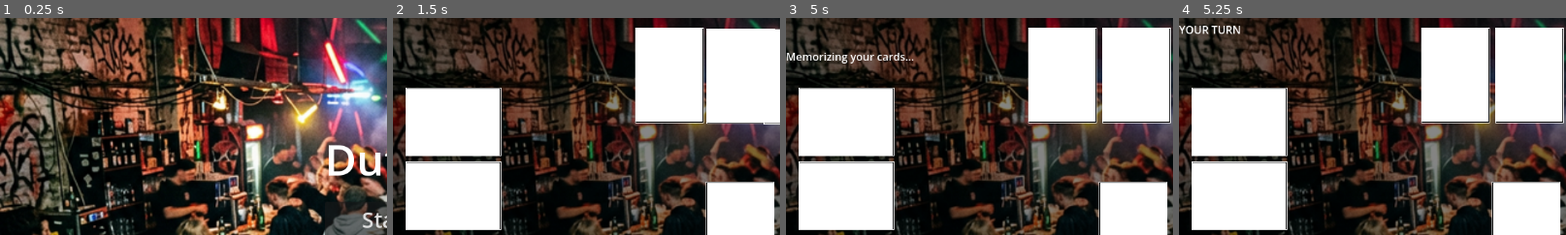
Above: before the commit, frames 1-4 (left to right).
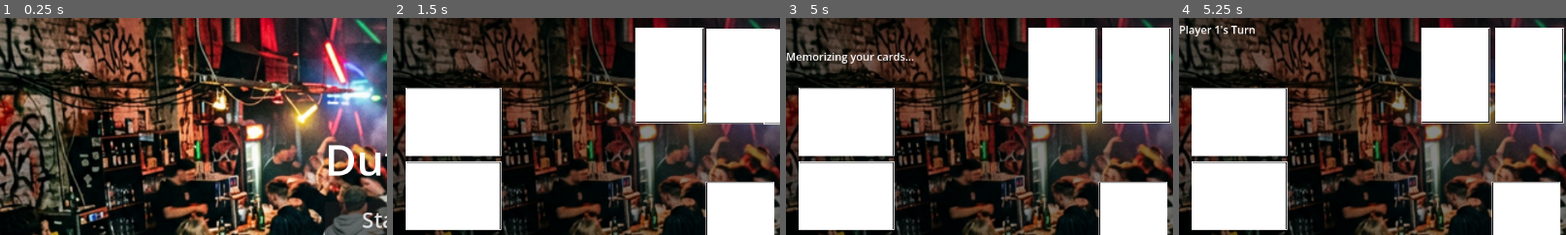
Above: after the commit, the same moments.

Repository: DinVin24/dutch
Game: Godot game, scene res://main_menu.tscn
Two runs of this game, one before a commit and one after it. Both use one fixed random seed, a clock stepped at 60 frames per second and the inputs below.
Inputs (mouse positions are % of the whole screen's width and height, from its top left):
- Up to frame 1 (0.25 s): no input
- Up to frame 2 (1.5 s): click "Start" at 0.5 s; click (45, 49) at 1.27 s
- Up to frame 3 (5 s): click (45, 49) at 2.02 s; click (45, 49) at 2.77 s; tap Enter at 3.5 s; click (45, 49) at 3.67 s; tap Space at 4.25 s; move the mouse to (45, 49) at 4.27 s; click (45, 49) at 4.42 s
- Up to frame 4 (5.25 s): tap Enter at 5 s; move the mouse to (44, 49) at 5.02 s; click (44, 49) at 5.17 s
The pictures show only the part of the screen within x 0-50%, y 1-51%; the shares and areas given below are measured in that part.

Frames 1-3 are identical in both runs. In frame 4, 0.5% of the frame differs, in the area x 0-20%, y 3-9%.

Commit message:
refactor(core): implement strict FSM for hotseat gameplay
Agent 2: Completely rewrote game_board.gd and game_manager.gd to adhere to strict Finite State Machine design pattern as per AGENTS.md rules. Eliminated loose boolean checks and CPU states, enabling local hotseat testing for special card abilities.

Diff:
--- a/game_board.gd
+++ b/game_board.gd
@@ -7,14 +7,12 @@
 @onready var player_pos_left = $PlayerPositions/Left
 @onready var player_pos_right = $PlayerPositions/Right
 
-# Responsive storage: Array of Arrays [player_index][card_index] = Card node
 var player_hands: Array = [[], [], [], []]
 var card_spacing = 110.0
 var padding = 20.0
 var card_pivot = Vector2(50, 70)
 var pending_card: Node = null
 var pending_card_tween: Tween = null
-var current_ability_type: String = ""
 var swap_sources: Array = [] # Stores [card_node, player_idx, card_idx]
 
 var pause_menu_scene = preload("res://pause_menu.tscn")
@@ -30,17 +28,14 @@
 	GameManager.deck_ready.connect(_update_deck_visual)
 	resized.connect(_on_resized)
 
-	# Connect deck interaction
 	var deck_button = $CenterTable/DeckArea/Slotbg/Interaction
 	if deck_button:
-		print("GameBoard: FOUND DECK BUTTON. Reparenting...")
 		deck_button.reparent(deck_area)
 		deck_button.z_index = 10
 		deck_button.pressed.connect(_on_deck_clicked)
 
 	var discard_button = $CenterTable/DiscardArea/Slotbg/Interaction
 	if discard_button:
-		print("GameBoard: FOUND DISCARD BUTTON. Reparenting...")
 		discard_button.reparent(discard_area)
 		discard_button.z_index = 10
 		discard_button.pressed.connect(_on_discard_clicked)
@@ -48,40 +43,32 @@
 	await get_tree().process_frame
 	_update_deck_visual()
 
-	print("GameBoard Tree Structure (CenterTable):")
-	$CenterTable.print_tree_pretty()
-
 	print("Game Board: Starting game...")
 	GameManager.initialize_game(4)
 
 func _update_deck_visual():
-	# Clear previous deck visuals
 	for child in deck_area.get_children():
 		if child.name.begins_with("DeckVisual"):
 			child.queue_free()
 
-	# Add a few offset cards to represent the deck
 	var card_scene = preload("res://card.tscn")
 	var stack_size = min(5, GameManager.deck_manager.deck.size())
 	for i in range(stack_size):
 		var card_bg = card_scene.instantiate()
 		deck_area.add_child(card_bg)
 		card_bg.name = "DeckVisual_" + str(i)
-		card_bg.setup(CardData.new("Ace", "Clubs")) # Data doesn't matter for back
+		card_bg.setup(CardData.new("Ace", "Clubs"))
 		card_bg.position = Vector2(-i * 2, -i * 2)
 		card_bg.z_index = -i
 
-	# ENSURE INTERACTION IS ON TOP (Last child wins in Godot UI input)
 	if deck_area.has_node("Interaction"):
 		deck_area.move_child(deck_area.get_node("Interaction"), -1)
-		print("GameBoard: Deck Interaction button moved to TOP of stack.")
 
 func _on_turn_started(player_idx):
 	print("Game Board: Player ", player_idx, "'s turn.")
 
-	# Update HUD message
 	var p_info = GameManager.players_info[player_idx]
-	var label_text = "YOUR TURN" if player_idx == 0 else p_info.name + "'s Turn"
+	var label_text = p_info.name + "'s Turn"
 
 	if not $GameUI/MainHUD.has_node("TurnLabel"):
 		var label = Label.new()
@@ -93,93 +80,19 @@
 
 	$GameUI/MainHUD.get_node("TurnLabel").text = label_text
 
-	# Enable/Disable deck interaction
-	var deck_button = deck_area.get_node("Interaction")
-	if player_idx == 0:
-		deck_button.mouse_default_cursor_shape = Control.CURSOR_POINTING_HAND
-	else:
-		deck_button.mouse_default_cursor_shape = Control.CURSOR_ARROW
-
 func _on_deck_clicked():
-	print("GameBoard: Interaction - Deck clicked. Current state: ", GameManager.GameState.keys()[GameManager.current_state])
-	if GameManager.current_state != GameManager.GameState.PLAYER_TURN:
-		print("Warning: It is not your turn!")
+	if GameManager.current_state != GameManager.GameState.TURN_START_DRAW:
+		print("Warning: FSM prevents drawing from deck right now.")
 		return
-
-	print("GameBoard: Drawing card via GameManager...")
 	GameManager.player_draw_card()
 
 func _on_discard_clicked():
-	print("GameBoard: Interaction - Discard clicked. State: ", GameManager.GameState.keys()[GameManager.current_state], " Player: ", GameManager.current_player_index)
-	if GameManager.current_state == GameManager.GameState.DRAWN_CARD_PENDING and GameManager.current_player_index == 0:
-		print("GameBoard: Discarding card via GameManager...")
-		GameManager.player_discard_drawn_card()
-	else:
-		print("GameBoard: Discard ignored. Conditions not met.")
+	if GameManager.current_state != GameManager.GameState.TURN_RESOLVE_DRAWN:
+		print("Warning: FSM prevents discarding drawn card right now.")
+		return
+	GameManager.player_discard_drawn_card()
 
 func _on_player_card_clicked(card_node, _card_data):
-	if GameManager.current_state == GameManager.GameState.DRAWN_CARD_PENDING and GameManager.current_player_index == 0:
-		var card_idx = player_hands[0].find(card_node)
-		if card_idx != -1:
-			print("Player swapping drawn card with card ", card_idx)
-			GameManager.player_swap_drawn_card(card_idx)
-
-func _on_special_move_started(player_idx: int, ability_type: String):
-	print("Game Board: Special move started: ", ability_type, " for player ", player_idx)
-	current_ability_type = ability_type
-
-	if player_idx == 0:
-		# Show instruction label
-		if ability_type == "PEEK":
-			_show_message("Select ANY card to peek at.")
-		elif ability_type == "SWAP":
-			_show_message("Select TWO cards on the board to swap.")
-
-		# Ensure all cards are clickable
-		for p_hand in player_hands:
-			for card in p_hand:
-				if not card.card_clicked.is_connected(_on_card_clicked_for_ability):
-					card.card_clicked.connect(_on_card_clicked_for_ability)
-
-func _on_special_move_ended(_player_idx: int):
-	print("Game Board: Special move ended.")
-	current_ability_type = ""
-	_hide_message()
-
-	# Disconnect ability clicks from opponent cards (player 0 cards stay connected for normal play)
-	for i in range(1, player_hands.size()):
-		for card in player_hands[i]:
-			if card.card_clicked.is_connected(_on_card_clicked_for_ability):
-				card.card_clicked.disconnect(_on_card_clicked_for_ability)
-
-func _on_card_clicked_for_ability(card_node, _card_data):
-	if GameManager.current_state != GameManager.GameState.SPECIAL_MOVE_PENDING:
-		return
-
-	if current_ability_type == "PEEK":
-		_handle_peek_ability(card_node)
-	elif current_ability_type == "SWAP":
-		_handle_swap_ability(card_node)
-
-func _handle_peek_ability(card_node):
-	# Disable further clicks during the peek
-	for p_hand in player_hands:
-		for card in p_hand:
-			card.mouse_filter = Control.MOUSE_FILTER_IGNORE
-
-	card_node.flip()
-	await get_tree().create_timer(3.0).timeout
-	card_node.flip()
-
-	# Re-enable filter
-	for p_hand in player_hands:
-		for card in p_hand:
-			card.mouse_filter = Control.MOUSE_FILTER_STOP
-
-	GameManager.end_special_move()
-
-func _handle_swap_ability(card_node):
-	# Find which player/index this card belongs to
 	var p_idx = -1
 	var c_idx = -1
 	for i in range(player_hands.size()):
@@ -191,6 +104,38 @@
 
 	if p_idx == -1: return
 
+	match GameManager.current_state:
+		GameManager.GameState.TURN_RESOLVE_DRAWN:
+			if p_idx == GameManager.current_player_index:
+				GameManager.player_swap_drawn_card(c_idx)
+			else:
+				print("FSM Blocked: Cannot swap drawn card into opponent's hand.")
+		GameManager.GameState.TURN_PEEK_ABILITY:
+			_handle_peek_ability(card_node)
+		GameManager.GameState.TURN_SWAP_ABILITY:
+			_handle_swap_ability(card_node, p_idx, c_idx)
+
+func _handle_peek_ability(card_node):
+	for p_hand in player_hands:
+		for card in p_hand:
+			card.mouse_filter = Control.MOUSE_FILTER_IGNORE
+
+	card_node.flip()
+	await get_tree().create_timer(3.0).timeout
+	card_node.flip()
+
+	for p_hand in player_hands:
+		for card in p_hand:
+			card.mouse_filter = Control.MOUSE_FILTER_STOP
+
+	GameManager.complete_peek_ability()
+
+func _handle_swap_ability(card_node, p_idx, c_idx):
+	# Don't allow clicking the same card twice
+	for s in swap_sources:
+		if s.node == card_node:
+			return
+
 	swap_sources.append({"node": card_node, "player": p_idx, "index": c_idx})
 	card_node.set_selected(true)
 
@@ -201,15 +146,8 @@
 	var s1 = swap_sources[0]
 	var s2 = swap_sources[1]
 
-	# Logic swap in GameManager
-	var h1 = GameManager.players_info[s1.player].hand
-	var h2 = GameManager.players_info[s2.player].hand
-
-	var temp_data = h1[s1.index]
-	h1[s1.index] = h2[s2.index]
-	h2[s2.index] = temp_data
-
-	# Visual reparenting/swap in GameBoard
+	GameManager.complete_swap_ability(s1.player, s1.index, s2.player, s2.index)
+
 	player_hands[s1.player][s1.index] = s2.node
 	player_hands[s2.player][s2.index] = s1.node
 
@@ -217,15 +155,9 @@
 	s2.node.set_selected(false)
 
 	swap_sources.clear()
-
-	# Animate swap
 	reposition_all_cards()
 
-	await get_tree().create_timer(0.5).timeout
-	GameManager.end_special_move()
-
 func _show_message(text: String):
-	# Simple label for now, we can add a proper HUD element later
 	var label = get_node_or_null("GameUI/MainHUD/AbilityMessage")
 	if not label:
 		label = Label.new()
@@ -244,110 +176,90 @@
 		label.hide()
 
 func _on_card_discarded(player_idx, card_data):
-	print("Game Board: Card discarded by player ", player_idx)
-
-	# If it was a swap, we need to update the hand visual
-	# For now, let's just animate the card to the discard pile
-
 	var card_to_discard: Node = null
 
-	# Was it the pending card?
 	if pending_card and pending_card.data == card_data:
 		card_to_discard = pending_card
 		pending_card = null
 	elif player_idx != -1:
-		# Was it a card from a hand? (During a swap)
-		# We need to find which node it was.
-		# We use player_idx directly from the signal to avoid race conditions with next_turn()
 		var hand = player_hands[player_idx]
 		for i in range(hand.size()):
 			if hand[i].data == card_data:
 				card_to_discard = hand[i]
 
-				# If it's the player's hand, disconnect signals so it doesn't click from discard
-				if player_idx == 0:
-					if card_to_discard.card_clicked.is_connected(_on_player_card_clicked):
-						card_to_discard.card_clicked.disconnect(_on_player_card_clicked)
-
-				# Replace in hand with pending card if it exists
 				if pending_card:
 					if pending_card_tween and pending_card_tween.is_running():
 						pending_card_tween.kill()
 
 					hand[i] = pending_card
 
-					# Connect signal for the new card in human hand
-					if player_idx == 0:
-						if not hand[i].card_clicked.is_connected(_on_player_card_clicked):
-							hand[i].card_clicked.connect(_on_player_card_clicked)
+					if not hand[i].card_clicked.is_connected(_on_player_card_clicked):
+						hand[i].card_clicked.connect(_on_player_card_clicked)
 
 					pending_card = null
 					reposition_all_cards()
 				break
 
 	if card_to_discard:
-		card_to_discard.z_index = 100 # Move above others
-		# target_pos should be the center of the discard slot
+		card_to_discard.z_index = 100
 		var target_pos = discard_area.global_position
 		var tween = create_tween()
 		tween.tween_property(card_to_discard, "global_position", target_pos, 0.4).set_trans(Tween.TRANS_QUAD).set_ease(Tween.EASE_OUT)
 		tween.tween_callback(func():
-			# Keep a few visuals in discard? For now just free or stack.
-			# Let's keep the last one visible.
 			for child in discard_area.get_children():
 				if child.name.begins_with("DiscardVisual"):
 					child.queue_free()
 
 			card_to_discard.reparent(discard_area)
 			card_to_discard.name = "DiscardVisual"
-			card_to_discard.position = Vector2.ZERO # Center perfectly in area
+			card_to_discard.position = Vector2.ZERO
 			card_to_discard.rotation_degrees = 0
 			card_to_discard.z_index = 0
 
-			# ENSURE INTERACTION IS ON TOP
 			if discard_area.has_node("Interaction"):
 				discard_area.move_child(discard_area.get_node("Interaction"), -1)
-				print("GameBoard: Discard Interaction button moved to TOP of stack.")
 		)
 
 func _on_card_drawn_to_pending(player_idx, card_data):
-	print("Game Board: Card drawn to pending for player ", player_idx)
-
 	var card_scene = preload("res://card.tscn")
 	pending_card = card_scene.instantiate()
 	add_child(pending_card)
 	pending_card.setup(card_data)
 
-	# Start at deck
 	var spawn_pos = deck_area.global_position - card_pivot
 	pending_card.global_position = spawn_pos
 
-	# Target position: Slightly offset from deck towards player 0 (if human)
-	# Or just center it more prominently
-	# Target position: Slightly offset from deck towards player 0 (if human)
 	var target_pos = deck_area.global_position + Vector2(0, 160) - card_pivot
 
 	pending_card_tween = create_tween()
 	pending_card_tween.tween_property(pending_card, "global_position", target_pos, 0.4).set_trans(Tween.TRANS_QUAD).set_ease(Tween.EASE_OUT)
 
-	# Update deck visual (remove one card if we are tracking count)
 	_update_deck_visual()
 
 func _on_resized():
-	# Reposition all cards instantly when window size changes
 	reposition_all_cards()
 
 func _on_game_state_changed(new_state):
+	_hide_message()
+
+	var deck_button = deck_area.get_node("Interaction")
+	if new_state == GameManager.GameState.TURN_START_DRAW:
+		deck_button.mouse_default_cursor_shape = Control.CURSOR_POINTING_HAND
+	else:
+		deck_button.mouse_default_cursor_shape = Control.CURSOR_ARROW
+
 	match new_state:
 		GameManager.GameState.DEAL_CARDS:
 			_handle_initial_deal()
 		GameManager.GameState.INITIAL_PEEK:
 			_start_peek_phase()
+		GameManager.GameState.TURN_PEEK_ABILITY:
+			_show_message("Select ANY card to peek at.")
+		GameManager.GameState.TURN_SWAP_ABILITY:
+			_show_message("Select TWO cards on the board to swap.")
+			swap_sources.clear()
 
 func _start_peek_phase():
-	print("Game Board: Initial Peek - Memorize your cards!")
-
-	# Visual feedback for peek phase
 	var label = Label.new()
 	label.name = "PeekInstructions"
 	label.text = "Memorizing your cards..."
@@ -358,32 +270,25 @@
 
 	await get_tree().create_timer(0.5).timeout
 
-	# Automatically reveal the first 2 cards for the player
 	if player_hands[0].size() >= 2:
 		player_hands[0][0].flip()
 		player_hands[0][1].flip()
 
-	# Wait for 3 seconds for the player to memorize
 	await get_tree().create_timer(3.0).timeout
 
-	# Flip them back
 	if player_hands[0].size() >= 2:
 		player_hands[0][0].flip()
 		player_hands[0][1].flip()
 
-	# Cleanup label
 	if $GameUI/MainHUD.has_node("PeekInstructions"):
 		$GameUI/MainHUD.get_node("PeekInstructions").queue_free()
 
-	print("Game Board: Peek phase complete. Starting Player Turn.")
-	GameManager.change_state(GameManager.GameState.PLAYER_TURN)
+	GameManager.change_state(GameManager.GameState.TURN_START_DRAW)
 
 func _handle_initial_deal():
-	print("Game Board: Dealing responsive cards...")
 	var card_scene = preload("res://card.tscn")
 	var cards_per_player = 4
 
-	# Clear previous hand references just in case
 	for hand in player_hands:
 		hand.clear()
 
@@ -391,29 +296,23 @@
 		for i in range(cards_per_player):
 			var card_data_dict = GameManager.deck_manager.draw_card()
 			if card_data_dict.is_empty():
-				print("Deck is empty!")
 				break
 
 			var card_inst = card_scene.instantiate()
 			var card_data = CardData.new(card_data_dict.rank, card_data_dict.suit)
-			card_data.is_face_up = false # Standard Dutch Rule: Dealt face down
+			card_data.is_face_up = false
 
 			add_child(card_inst)
 			card_inst.setup(card_data)
 			player_hands[p_idx].append(card_inst)
 			GameManager.players_info[p_idx].hand.append(card_data)
 
-			if p_idx == 0:
-				card_inst.card_clicked.connect(_on_player_card_clicked)
-
-			# Get target transform
+			card_inst.card_clicked.connect(_on_player_card_clicked)
+
 			var transform = get_card_transform(p_idx, i, cards_per_player)
 			card_inst.rotation_degrees = transform.rotation
 
-			# Pivot-aware positioning
 			var final_pos = transform.position - card_pivot.rotated(deg_to_rad(transform.rotation))
-
-			# Spawn at deck
 			var spawn_pos = deck_area.global_position - card_pivot
 			card_inst.global_position = spawn_pos
 
@@ -422,7 +321,6 @@
 
 			await get_tree().create_timer(0.05).timeout
 
-	print("Game Board: Deal complete. Transitioning to Peek phase.")
 	GameManager.change_state(GameManager.GameState.INITIAL_PEEK)
 
 func reposition_all_cards():
@@ -431,7 +329,6 @@
 		for i in range(hand.size()):
 			var card = hand[i]
 			if is_instance_valid(card):
-				print("GameBoard: Repositioning card ", i, " for player ", p_idx, " Node: ", card.name)
 				var transform = get_card_transform(p_idx, i, hand.size())
 				var final_pos = transform.position - card_pivot.rotated(deg_to_rad(transform.rotation))
 
@@ -443,16 +340,15 @@
 	var screen_size = get_viewport_rect().size
 	var total_spread = card_spacing * (total_cards - 1)
 	var half_h = 70.0
-
 	var target_pivot = Vector2.ZERO
 	var rot_deg = 0.0
 
 	match p_idx:
-		0: # BOTTOM
+		0:
 			rot_deg = 0
 			var start_x = (screen_size.x - total_spread) / 2.0
 			target_pivot = Vector2(start_x + (card_idx * card_spacing), screen_size.y - padding - half_h)
-		1: # TOP (2-player) or LEFT (3-4 player)
+		1:
 			if GameManager.num_players == 2:
 				rot_deg = 180
 				var start_x = (screen_size.x - total_spread) / 2.0
@@ -461,11 +357,11 @@
 				rot_deg = 90
 				var start_y = (screen_size.y - total_spread) / 2.0
 				target_pivot = Vector2(padding + half_h, start_y + (card_idx * card_spacing))
-		2: # TOP
+		2:
 			rot_deg = 180
 			var start_x = (screen_size.x - total_spread) / 2.0
 			target_pivot = Vector2(start_x + (card_idx * card_spacing), padding + half_h)
-		3: # RIGHT
+		3:
 			rot_deg = -90
 			var start_y = (screen_size.y - total_spread) / 2.0
 			target_pivot = Vector2(screen_size.x - padding - half_h, start_y + (card_idx * card_spacing))
--- a/game_manager.gd
+++ b/game_manager.gd
@@ -1,14 +1,14 @@
 extends Node
 
-# Game States
+# Strict FSM Game States
 enum GameState {
 	INITIALIZING,
 	DEAL_CARDS,
 	INITIAL_PEEK,
-	PLAYER_TURN,
-	CPU_TURN,
-	DRAWN_CARD_PENDING,
-	SPECIAL_MOVE_PENDING,
+	TURN_START_DRAW,
+	TURN_RESOLVE_DRAWN,
+	TURN_PEEK_ABILITY,
+	TURN_SWAP_ABILITY,
 	CHECK_DUTCH,
 	GAME_OVER
 }
@@ -21,15 +21,13 @@
 signal card_drawn(player_id, card_data)
 signal card_drawn_to_pending(player_id, card_data)
 signal card_discarded(player_id, card_data)
-signal special_move_started(player_id, ability_type)
-signal special_move_ended(player_id)
 
 var current_state: GameState = GameState.INITIALIZING
 var deck_manager: DeckManager
 var bg_music_player: AudioStreamPlayer
 
 # Match Settings
-var num_players: int = 4 # Default to 4 players
+var num_players: int = 4 # Hotseat local play
 var players_info: Array = []
 var current_player_index: int = 0
 var dutch_caller_index: int = -1 # -1 means no one has called Dutch yet
@@ -65,7 +63,7 @@
 	for i in range(num_players):
 		players_info.append({
 			"id": i,
-			"name": "Player " + str(i + 1) if i == 0 else "Bot " + str(i),
+			"name": "Player " + str(i + 1),
 			"score": 0,
 			"hand": [] # CardData objects
 		})
@@ -83,7 +81,7 @@
 	match current_state:
 		GameState.DEAL_CARDS:
 			_handle_deal_cards()
-		GameState.PLAYER_TURN, GameState.CPU_TURN:
+		GameState.TURN_START_DRAW:
 			turn_started.emit(current_player_index)
 		GameState.GAME_OVER:
 			_handle_game_over()
@@ -96,10 +94,7 @@
 		change_state(GameState.GAME_OVER)
 		return
 
-	if current_player_index == 0:
-		change_state(GameState.PLAYER_TURN)
-	else:
-		change_state(GameState.CPU_TURN)
+	change_state(GameState.TURN_START_DRAW)
 
 func _handle_deal_cards():
 	pass
@@ -119,7 +114,8 @@
 		next_turn()
 
 func player_draw_card():
-	if current_state != GameState.PLAYER_TURN:
+	if current_state != GameState.TURN_START_DRAW:
+		print("FSM Blocked: Cannot draw card outside of TURN_START_DRAW state")
 		return
 
 	var card_info = deck_manager.draw_card()
@@ -130,28 +126,26 @@
 	drawn_card_data = CardData.new(card_info.rank, card_info.suit)
 	drawn_card_data.is_face_up = true
 
-	change_state(GameState.DRAWN_CARD_PENDING)
+	change_state(GameState.TURN_RESOLVE_DRAWN)
 	card_drawn_to_pending.emit(current_player_index, drawn_card_data)
 
 func player_discard_drawn_card():
-	if current_state != GameState.DRAWN_CARD_PENDING:
+	if current_state != GameState.TURN_RESOLVE_DRAWN:
+		print("FSM Blocked: Cannot discard pending card outside of TURN_RESOLVE_DRAWN state")
 		return
 
 	print("GameManager: Discarding drawn card.")
-	# Move pending card to discard pile
 	deck_manager.discard_pile.append(drawn_card_data)
 	card_discarded.emit(current_player_index, drawn_card_data)
 
 	var discarded_card = drawn_card_data
 	drawn_card_data = null
 
-	if _check_special_ability(current_player_index, discarded_card):
-		return
-
-	next_turn()
+	_resolve_discard_effects(discarded_card)
 
 func player_swap_drawn_card(card_idx: int):
-	if current_state != GameState.DRAWN_CARD_PENDING:
+	if current_state != GameState.TURN_RESOLVE_DRAWN:
+		print("FSM Blocked: Cannot swap outside of TURN_RESOLVE_DRAWN state")
 		return
 
 	var player_h = players_info[current_player_index].hand
@@ -169,25 +163,36 @@
 
 	drawn_card_data = null
 
-	if _check_special_ability(current_player_index, old_card):
+	_resolve_discard_effects(old_card)
+
+func _resolve_discard_effects(card: CardData):
+	if card.rank == "Queen":
+		print("Queen discarded! FSM -> TURN_PEEK_ABILITY")
+		change_state(GameState.TURN_PEEK_ABILITY)
+	elif card.rank == "Jack":
+		print("Jack discarded! FSM -> TURN_SWAP_ABILITY")
+		change_state(GameState.TURN_SWAP_ABILITY)
+	else:
+		next_turn()
+
+func complete_peek_ability():
+	if current_state != GameState.TURN_PEEK_ABILITY:
+		print("FSM Blocked: Cannot complete peek outside of TURN_PEEK_ABILITY state")
+		return
+	next_turn()
+
+func complete_swap_ability(player1_idx: int, card1_idx: int, player2_idx: int, card2_idx: int):
+	if current_state != GameState.TURN_SWAP_ABILITY:
+		print("FSM Blocked: Cannot complete swap outside of TURN_SWAP_ABILITY state")
 		return
 
+	var h1 = players_info[player1_idx].hand
+	var h2 = players_info[player2_idx].hand
+
+	var temp_data = h1[card1_idx]
+	h1[card1_idx] = h2[card2_idx]
+	h2[card2_idx] = temp_data
+
+	print("GameManager: Swapped card indices ", card1_idx, " and ", card2_idx, " between players ", player1_idx, " and ", player2_idx)
+
 	next_turn()
-
-func _check_special_ability(player_idx: int, card: CardData) -> bool:
-	if card.rank == "Queen":
-		print("Queen discarded! Triggering PEEK ability.")
-		change_state(GameState.SPECIAL_MOVE_PENDING)
-		special_move_started.emit(player_idx, "PEEK")
-		return true
-	elif card.rank == "Jack":
-		print("Jack discarded! Triggering SWAP ability.")
-		change_state(GameState.SPECIAL_MOVE_PENDING)
-		special_move_started.emit(player_idx, "SWAP")
-		return true
-	return false
-
-func end_special_move():
-	if current_state == GameState.SPECIAL_MOVE_PENDING:
-		special_move_ended.emit(current_player_index)
-		next_turn()
